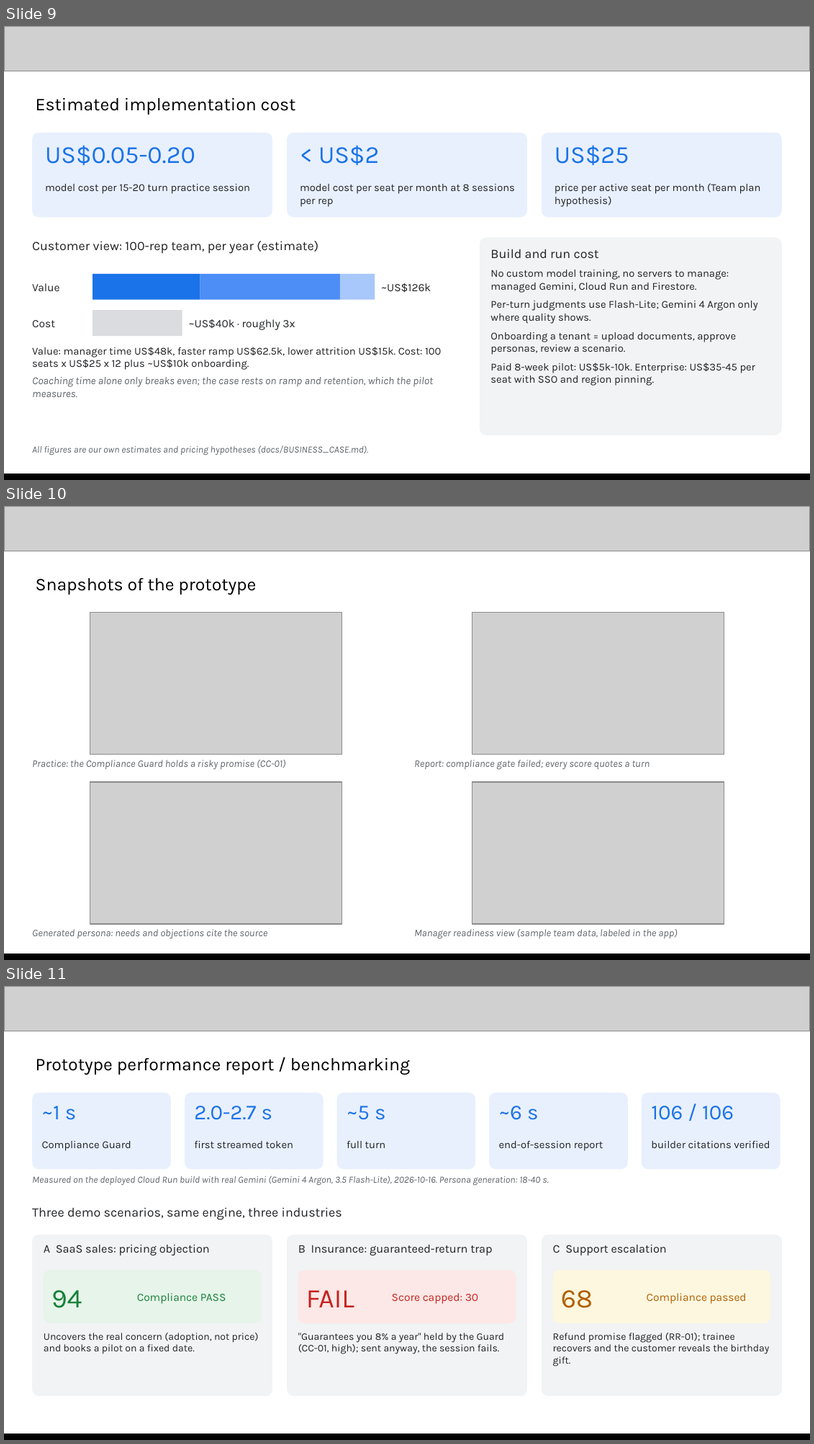
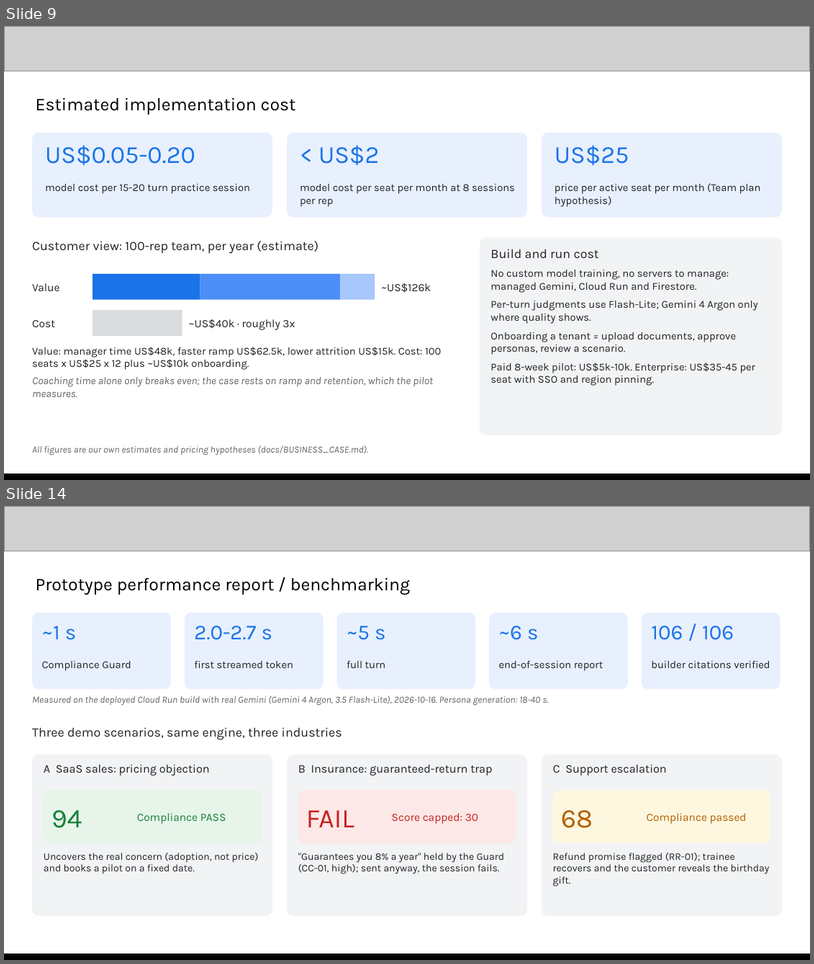
Before and after one commit to jease0502/SkillCoach-AIBC, a slide deck: media/SkillCoach_Submission.pptx. Shown one above the other, each under a label of ours: slides 9, 10 and 11 before the commit, slides 9 and 14 after it; the slides between them are not shown. The pictures are 814x1444 and 814x964 pixels, drawn with LibreOffice and Linux fonts; fonts in the diff are those of the drawing; grey boxes stand for pictures. Boxes give left, top, right and bottom in pixels: in the first picture for what was removed or moved away, otherwise in the second. Text is boxed around its words. In the diff, an @@ line names an element or a change of style, - is before the commit and + after.

```diff
--- a/media/SkillCoach_Submission.pptx
+++ b/media/SkillCoach_Submission.pptx
@@ slide 10 removed at (x1=4, y1=506, x2=810, y2=960), background #FFFFFF @@
@@ picture removed at (x1=4, y1=506, x2=810, y2=551) @@
@@ text removed at (x1=36, y1=578, x2=256, y2=595) @@
-Snapshots of the prototype
@@ picture removed at (x1=90, y1=613, x2=342, y2=754) @@
@@ picture removed at (x1=473, y1=613, x2=725, y2=754) @@
@@ text removed at (x1=32, y1=759, x2=286, y2=770) @@
-Practice: the Compliance Guard holds a risky promise (CC-01)
@@ text removed at (x1=414, y1=759, x2=651, y2=770) @@
-Report: compliance gate failed; every score quotes a turn
@@ picture removed at (x1=90, y1=782, x2=342, y2=924) @@
@@ picture removed at (x1=473, y1=782, x2=725, y2=924) @@
@@ text removed at (x1=32, y1=929, x2=268, y2=939) @@
-Generated persona: needs and objections cite the source
@@ text removed at (x1=414, y1=929, x2=678, y2=939) @@
-Manager readiness view (sample team data, labeled in the app)
@@ picture removed at (x1=4, y1=955, x2=810, y2=960) @@
@@ rectangle removed at (x1=4, y1=954, x2=810, y2=960) @@
@@ what was slide 11 is now slide 14 @@
```
Also in this commit, not shown: 3 slides changed, 4 slides added, 18 other files.
